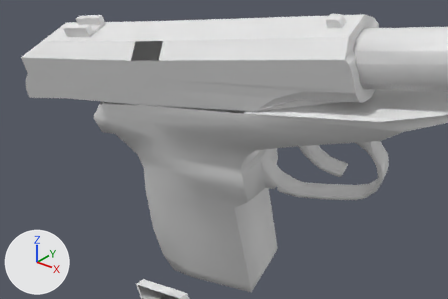
Renders of the OBJ model Vertex_Animation_Compiler/Assets/Makarov_Pistol_Reload165.obj from each side of a commit.
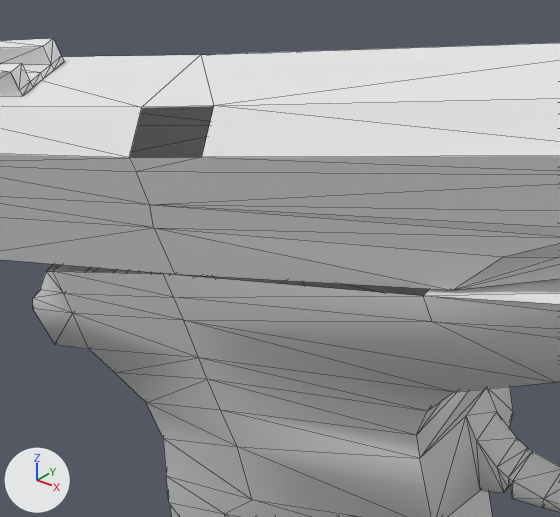
Each version is shown from a 50 mm camera at (0.4887, -0.2752, 0.0121) aimed at (0.3699, -0.1267, -0.0799), then close up on the part from 18% to 66% of the width and 0% to 66% of the height. Arrows for +X, +Y and +Z are at lower left; the lights stay in place. The close-ups show mesh edges as thin lines. Where no turn or scale is listed for an object, it has been applied to the vertices.

Objects in the first close-up: 'Rest_of_the_gun_Sphere', 'Top_Slider_Sphere.001'.
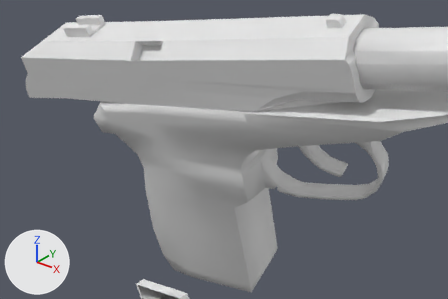
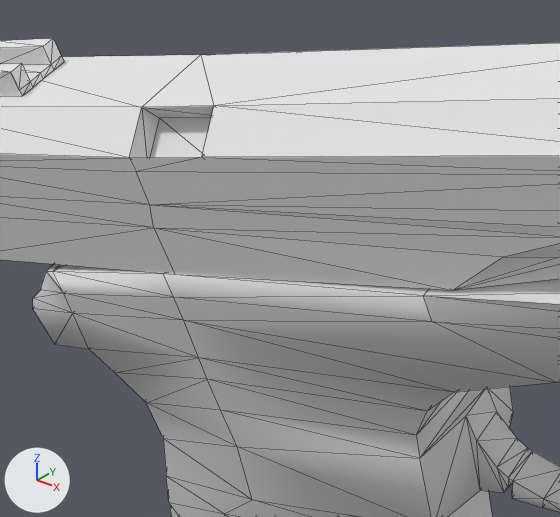
What differs and where, as boxes [x1, y1, x2, y2] in the close-ups (560 x 517 px):
part 1 of me_rest_of_the_gun_sphere, added
    after: [47, 264, 429, 296]
part 2 of me_top_slider_sphere_001, added
    after: [129, 106, 214, 158]

Patch to the scene script:
```diff
--- a/Vertex_Animation_Compiler/Assets/Makarov_Pistol_Reload165.obj.py
+++ b/Vertex_Animation_Compiler/Assets/Makarov_Pistol_Reload165.obj.py
@@ me_rest_of_the_gun_sphere @@
 me_rest_of_the_gun_sphere.from_pydata(...)  # 272 vertices, 519 faces; spans x 0.3113..0.4581, y -0.138..-0.0823, z -0.1591..-0.0256
 # used by ob_rest_of_the_gun_sphere; location = (0.0, 0.0, 0.0)
 # verts and faces of me_rest_of_the_gun_sphere; kept vertices keep their numbers, new ones are numbered from 272
 # before: 164 (0.3787, -0.1083, -0.0545), 166 (0.3203, -0.138, -0.0722) at pixel (46, 271), 175 (0.3217, -0.1379, -0.0718) at pixel (52, 271), 178 (0.3821, -0.1322, -0.0618) at pixel (423, 295), 179 (0.3421, -0.1362, -0.0677) at pixel (163, 273)
 # before: 180 (0.3182, -0.114, -0.0646), 181 (0.3386, -0.1123, -0.0605), 183 (0.3169, -0.1141, -0.0649)
+# me_rest_of_the_gun_sphere part 1
+faces += [(164, 181, 179), (175, 179, 181), (166, 175, 183), (164, 179, 178), (175, 181, 180), (175, 180, 183)]
@@ me_top_slider_sphere_001 @@
 # used by ob_top_slider_sphere_001; location = (0.0, 0.0, 0.0)
-me_top_slider_sphere_001.from_pydata(...)  # 127 vertices, 227 faces; spans x 0.2786..0.418, y -0.1466..-0.1084, z -0.0779..-0.0286
+me_top_slider_sphere_001.from_pydata(...)  # 131 vertices, 237 faces; spans x 0.2786..0.418, y -0.1466..-0.1084, z -0.0779..-0.0286
+# me_top_slider_sphere_001 part 2
+# 4 vertices are added at (0.3425, -0.1382, -0.0525), (0.3528, -0.1332, -0.0451), (0.3413, -0.1344, -0.0471), (0.354, -0.1369, -0.0505)
+# 10 new faces join them
```
